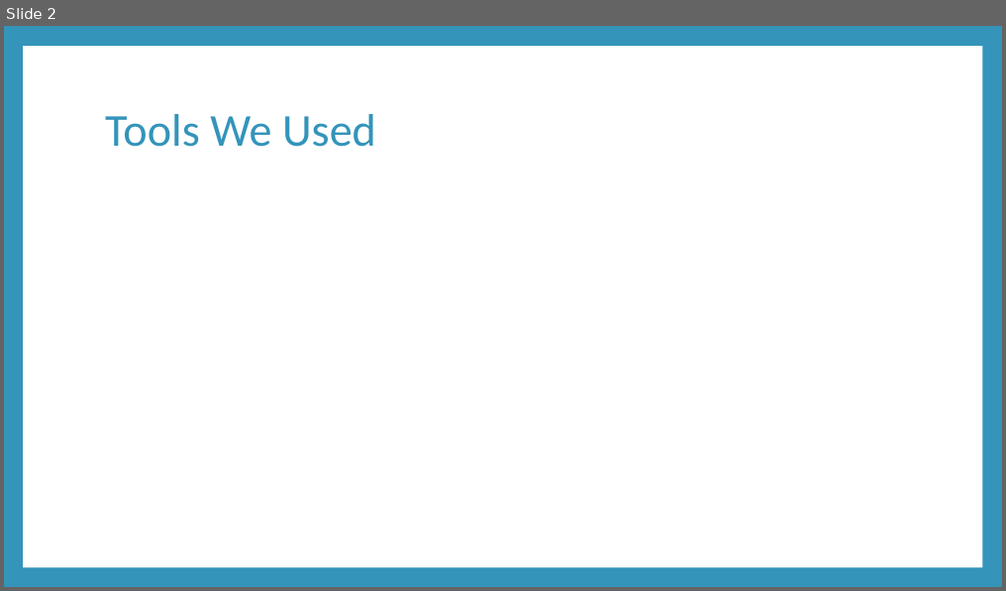
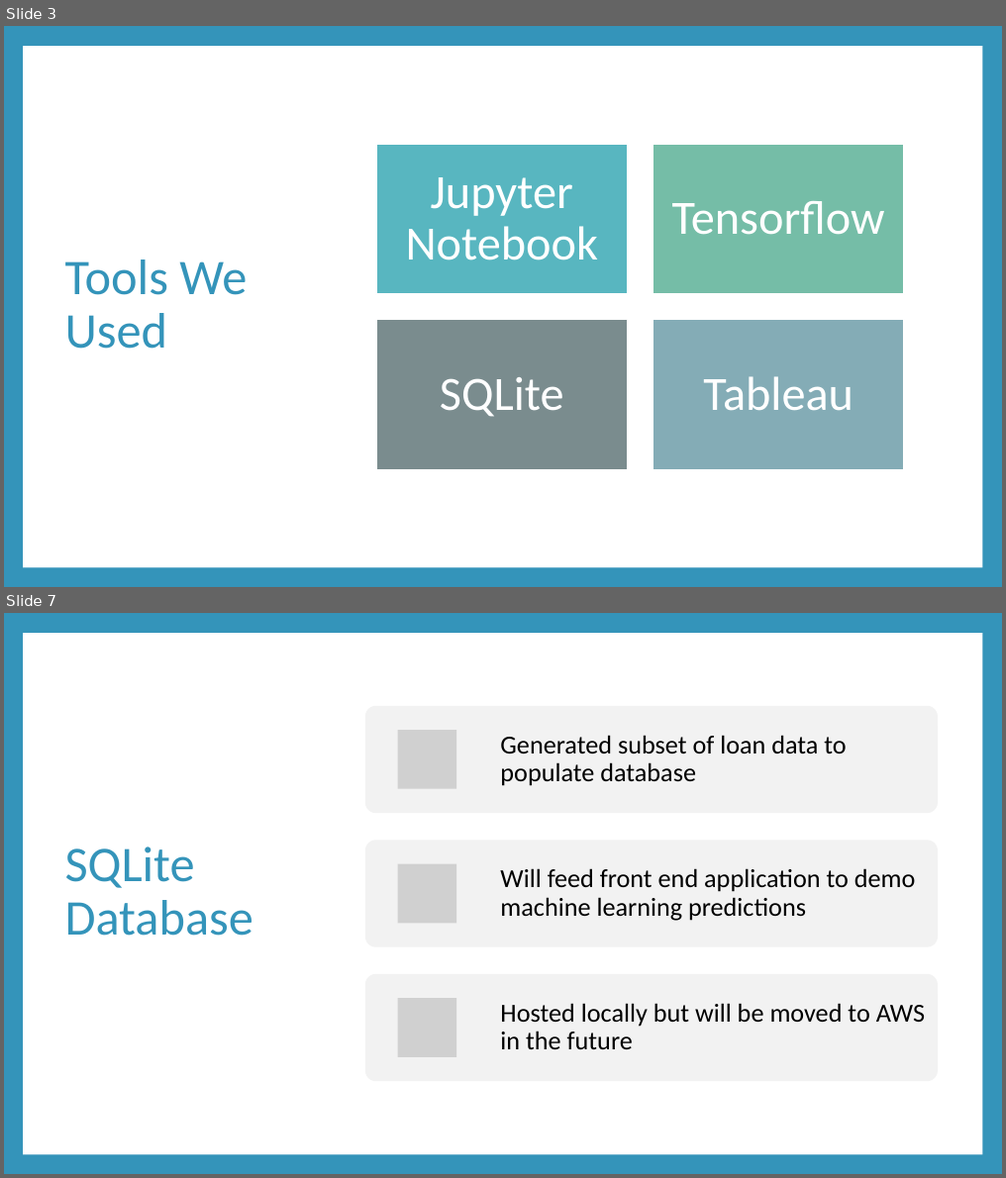
Before and after one commit to petersmyers/Project3byDefault, a slide deck: Project 3 Presentation.pptx. Shown one above the other, each under a label of ours: slide 2 before the commit, slides 3 and 7 after it; the slides between them are not shown. The pictures are 1006x591 and 1006x1178 pixels, drawn with LibreOffice and Linux fonts; fonts in the diff are those of the drawing; grey boxes stand for pictures. Boxes give left, top, right and bottom in pixels: in the first picture for what was removed or moved away, otherwise in the second. Text is boxed around its words. In the diff, an @@ line names an element or a change of style, - is before the commit and + after.

Commit message:
adding updates to ppt presentation. still need tableau link in final slide

```diff
--- a/Project 3 Presentation.pptx
+++ b/Project 3 Presentation.pptx
@@ slide 7 added at (4,613,1002,1174), background #3494BA; not listed: 1 template element that a slide beside it also shows @@
@@ title added at (65,847,253,936), 48 pt, text #3494BA @@
+SQLite Database
@@ group added at (365,706,939,1081): 3 rounded rectangles, 3 pictures, 3 texts @@
+Generated subset of loan data to populate database
+Will feed front end application to demo machine learning predictions
+Hosted locally but will be moved to AWS in the future
@@ what was slide 2 is now slide 3 @@
@@ slide 3 changed as well @@
@@ title "Tools We Used": place and size @@
-title "Tools We Used" at (105,114,376,147)
+title "Tools We Used" at (65,260,247,349)
@@ title "Tools We Used" at (65,260,247,349): size 44 to 48 pt @@
@@ group added at (376,144,905,471): 4 rectangles, 4 texts @@
+Jupyter Notebook
+Tensorflow
+SQLite
+Tableau
```
Also in this commit, not shown: 4 other slides changed, 3 other slides added, 4 slides removed.
